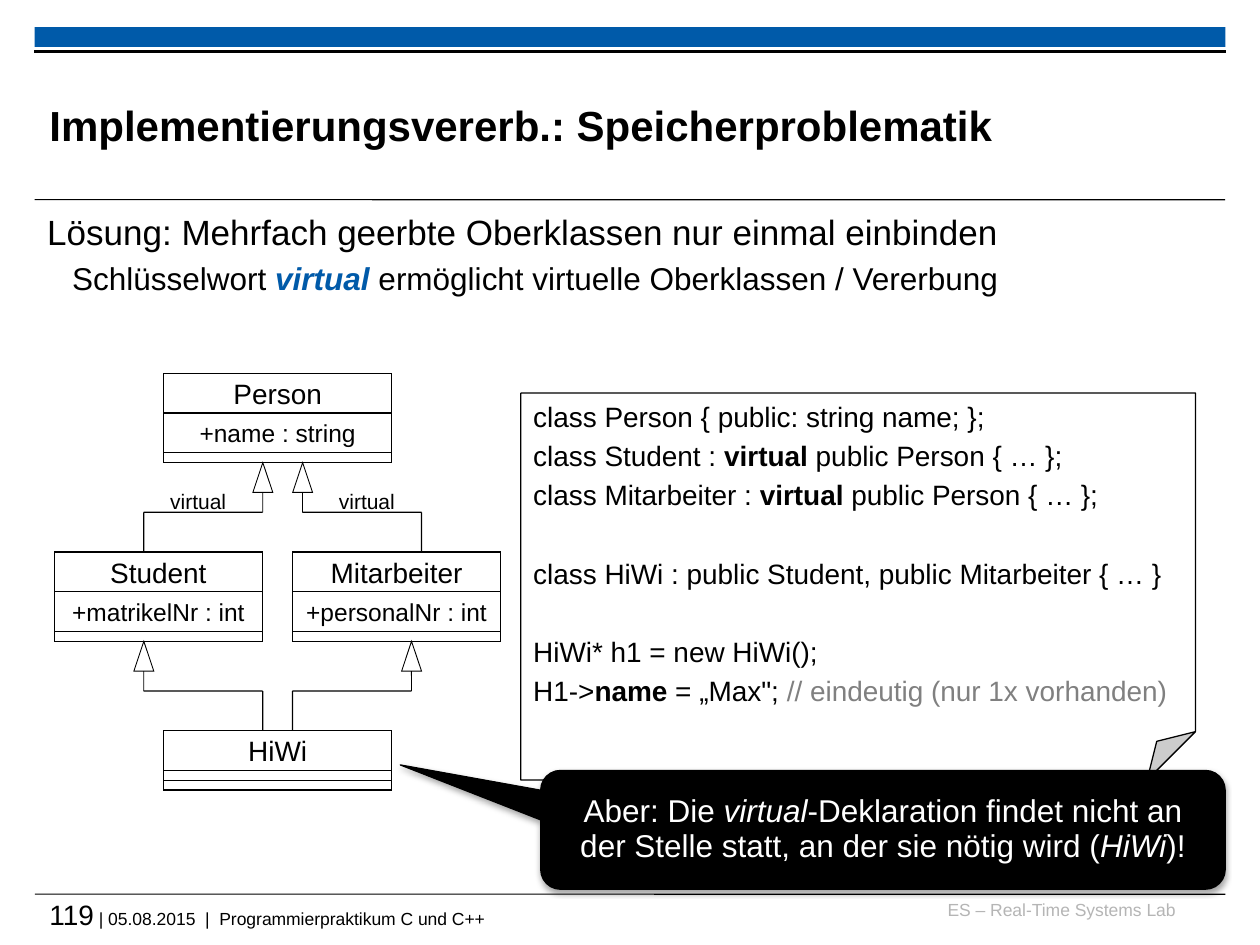
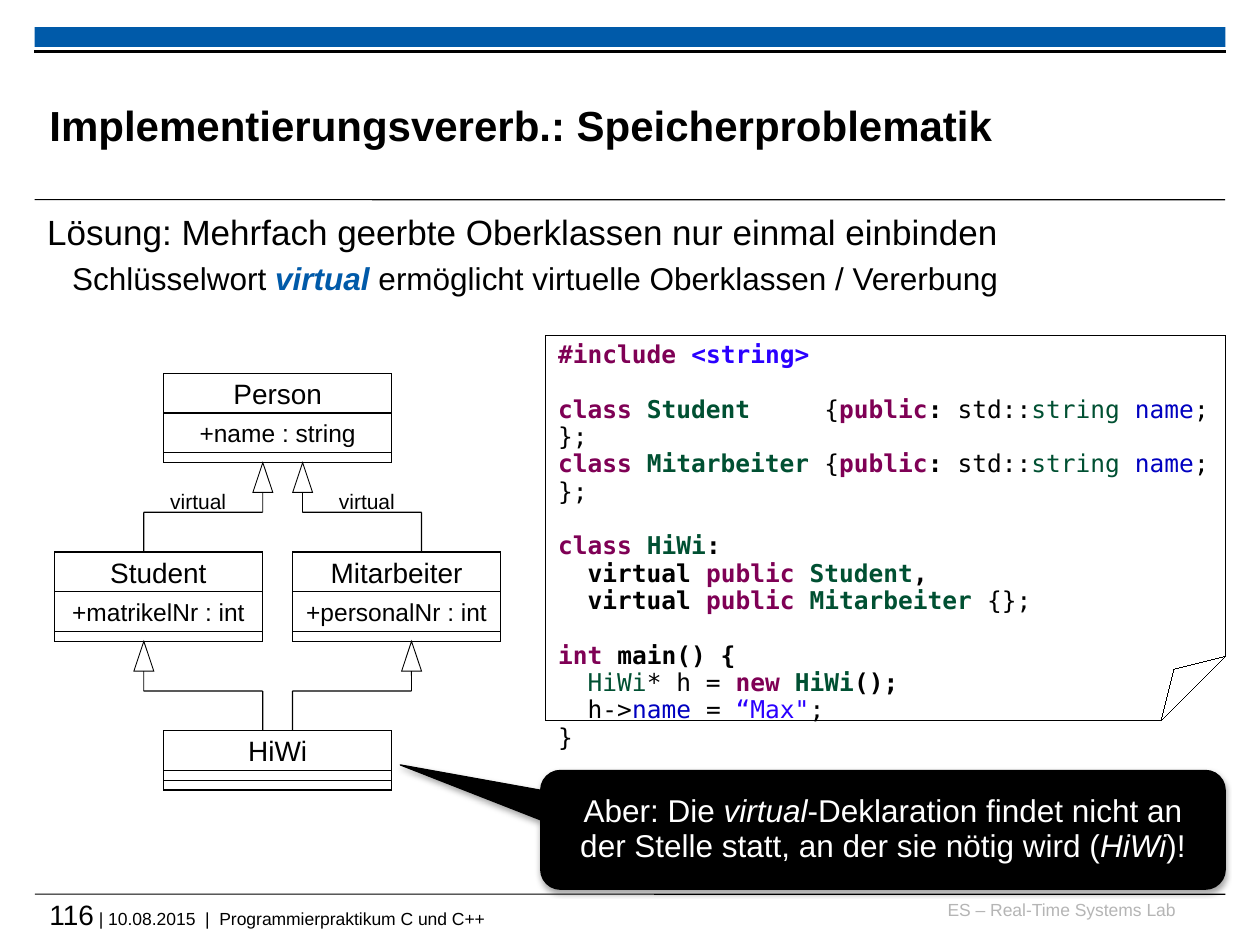
Before and after one commit to h82k/tud-cppp, a slide deck: slide 116 of vorlesung/cppp_lecture.pptx (slide 119 before the commit). Drawn at 1260x945 pixels with LibreOffice and Linux fonts; fonts in the diff are those of the drawing; background and template pictures are left out. Boxes give left, top, right and bottom in pixels: in the first picture for what was removed or moved away, otherwise in the second. Text is boxed around its words. In the diff, an @@ line names an element or a change of style, - is before the commit and + after.

```diff
--- a/vorlesung/cppp_lecture.pptx
+++ b/vorlesung/cppp_lecture.pptx
@@ folded corner "#include <string>": place and size @@
-folded corner "#include <string>" at [520, 393, 1194, 780]
+folded corner "#include <string>" at [546, 335, 1225, 721]
@@ folded corner "#include <string>" at [546, 335, 1225, 721]: fill #FFFFFF to none; proportions changed @@
@@ text in folded corner at [558, 343, 1209, 722]: text changed; size 16 to 14 pt; font Arial to DejaVu Sans Mono; text colour #000000 to #005032; bold on @@
-class Person { public: string name; };
-class Student : virtual public Person { … };
-class Mitarbeiter : virtual public Person { … };
-class HiWi : public Student, public Mitarbeiter { … }
-HiWi* h1 = new HiWi();
-H1->name = „Max"; // eindeutig (nur 1x vorhanden)
+#include <string>
+class Student {public: std::string name; };
+class Mitarbeiter {public: std::string name; };
+class HiWi:
+virtual public Student,
+virtual public Mitarbeiter {};
+int main() {
+HiWi* h = new HiWi();
+h->name = “Max";
+}
@@ text at [49, 905, 485, 929]: text changed @@
-119 | 05.08.2015 | Programmierpraktikum C und C++
+116 | 10.08.2015 | Programmierpraktikum C und C++
```
Also in this commit, not shown: 70 other slides changed, 1 slide added, 1 slide removed, 1 other file.
